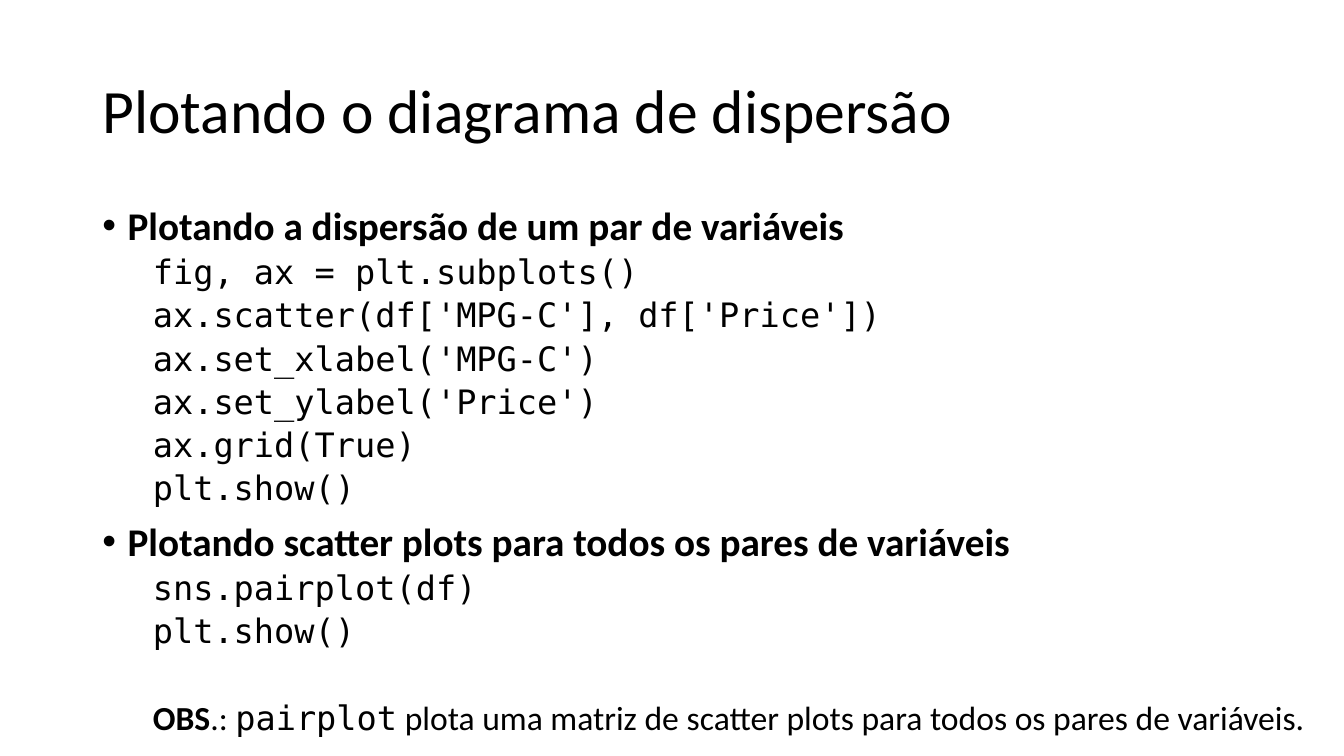
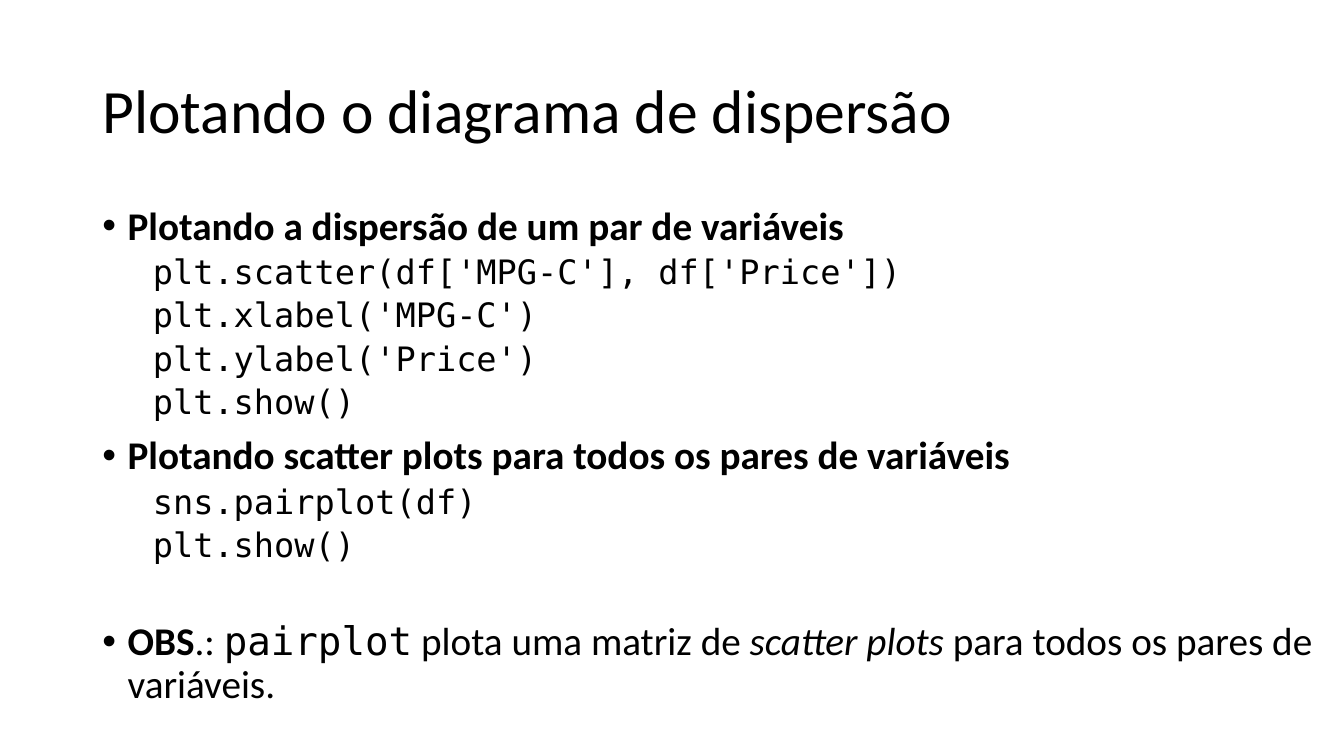
Before and after one commit to zz4fap/c24_inteligencia_artificial, a slide deck: slide 50 of slides/C24_EDA.pptx (slide 48 before the commit). Drawn at 1344x756 pixels with LibreOffice and Linux fonts; fonts in the diff are those of the drawing. Boxes give left, top, right and bottom in pixels: in the first picture for what was removed or moved away, otherwise in the second. Text is boxed around its words. In the diff, an @@ line names an element or a change of style, - is before the commit and + after.

```diff
--- a/slides/C24_EDA.pptx
+++ b/slides/C24_EDA.pptx
@@ text at (153, 258, 901, 378): text changed @@
-  fig, ax = plt.subplots()
-  ax.scatter(df['MPG-C'], df['Price'])
-  ax.set_xlabel('MPG-C')
-  ax.set_ylabel('Price')
-  ax.grid(True)
+  plt.scatter(df['MPG-C'], df['Price'])
+  plt.xlabel('MPG-C')
+  plt.ylabel('Price')
@@ text at (128, 625, 1312, 699): size 24 to 28 pt in "OBS.: pairplot plota uma matriz de scatter ..."; italic on in "scatter plots"; bullet none to •; list level 2 to 1 in "OBS.: pairplot plota uma matriz ..." @@
```
Also in this commit, not shown: 19 other slides changed, 7 slides added, 1 other file.
